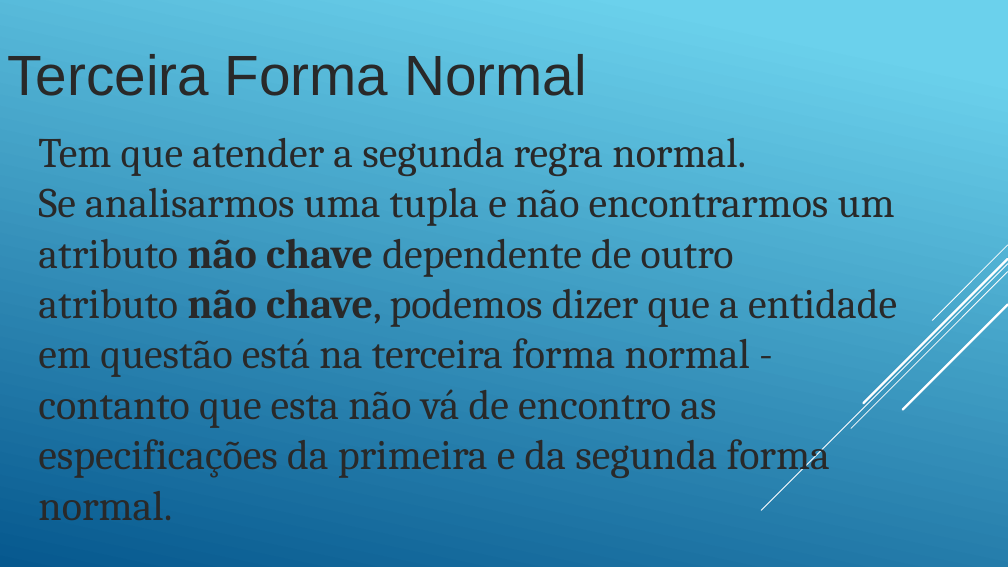
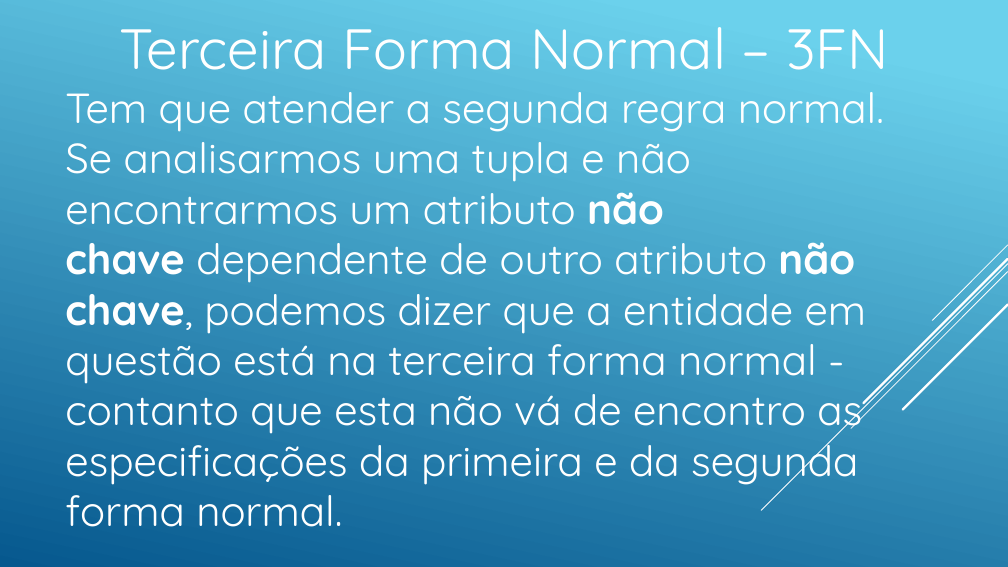
Before and after one commit to andreneves/BDIII, a slide deck: slide 17 of BDIIIA10.pptx. Drawn at 1008x567 pixels with LibreOffice and Linux fonts; fonts in the diff are those of the drawing. Boxes give left, top, right and bottom in pixels: in the first picture for what was removed or moved away, otherwise in the second. Text is boxed around its words. In the diff, an @@ line names an element or a change of style, - is before the commit and + after.

```diff
--- a/BDIIIA10.pptx
+++ b/BDIIIA10.pptx
@@ text at box(119, 27, 889, 70): text changed; font Arial to Quicksand; text colour #292929 to #FFFFFF @@
-Terceira Forma Normal
+Terceira Forma Normal – 3FN
@@ text "Tem que atender a segunda ...": place and size @@
-text "Tem que atender a segunda ..." at box(38, 138, 897, 520)
+text "Tem que atender a segunda ..." at box(65, 92, 884, 527)
@@ text "Tem que atender a segunda ..." at box(65, 92, 884, 527): font Cambria to Quicksand, text colour #292929 to #FFFFFF @@
```
Also in this commit, not shown: 16 other slides changed.
